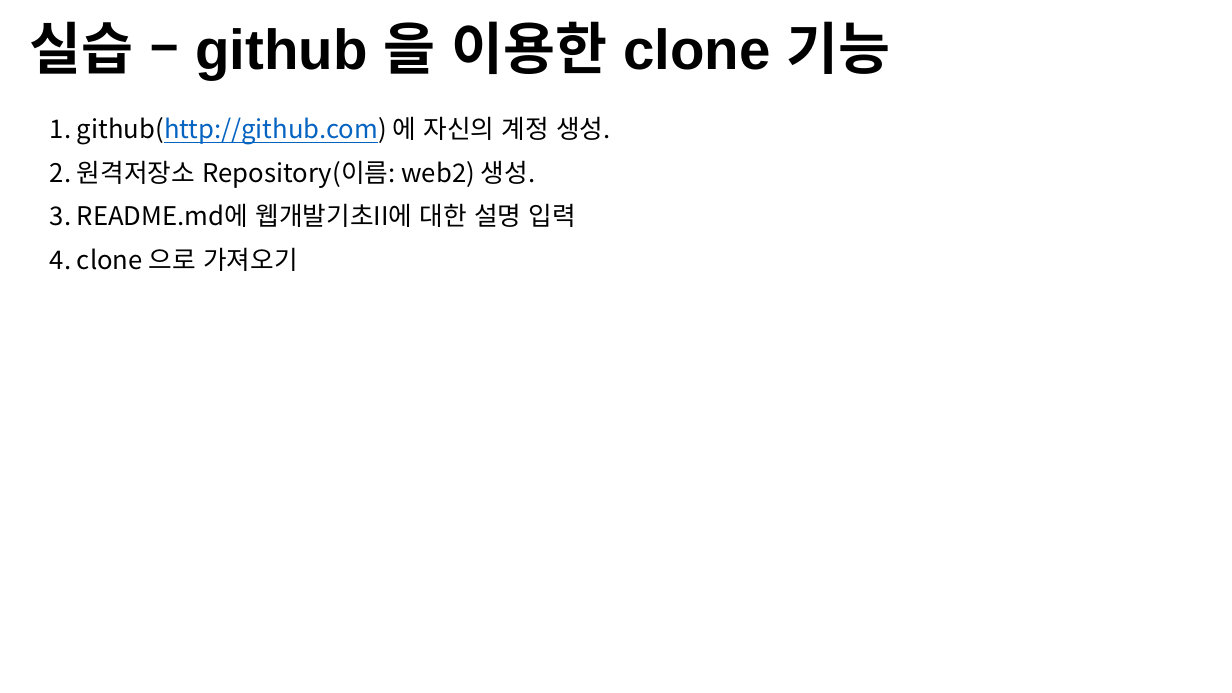
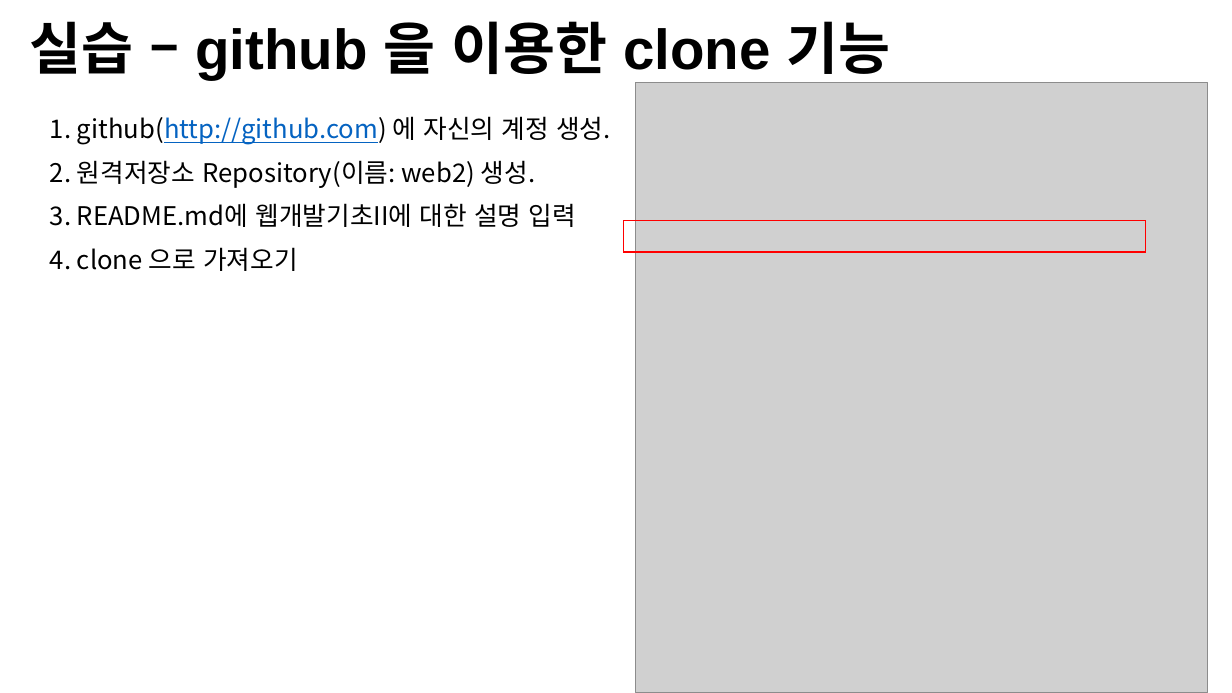
Before and after one commit to Open-Source-Programming/OpenSource-Lec, a slide deck: slide 22 of 09-Github.pptx (slide 19 before the commit). Drawn at 1232x693 pixels with LibreOffice and Linux fonts; fonts in the diff are those of the drawing; grey boxes stand for pictures; background and template pictures are left out. Boxes give left, top, right and bottom in pixels: in the first picture for what was removed or moved away, otherwise in the second. Text is boxed around its words. In the diff, an @@ line names an element or a change of style, - is before the commit and + after.

```diff
--- a/09-Github.pptx
+++ b/09-Github.pptx
@@ picture added at (x1=636, y1=82, x2=1208, y2=693) @@
@@ rectangle added at (x1=624, y1=221, x2=1146, y2=252), outline #FF0000 1 pt @@
```
Also in this commit, not shown: 2 other slides changed, 3 slides added.
